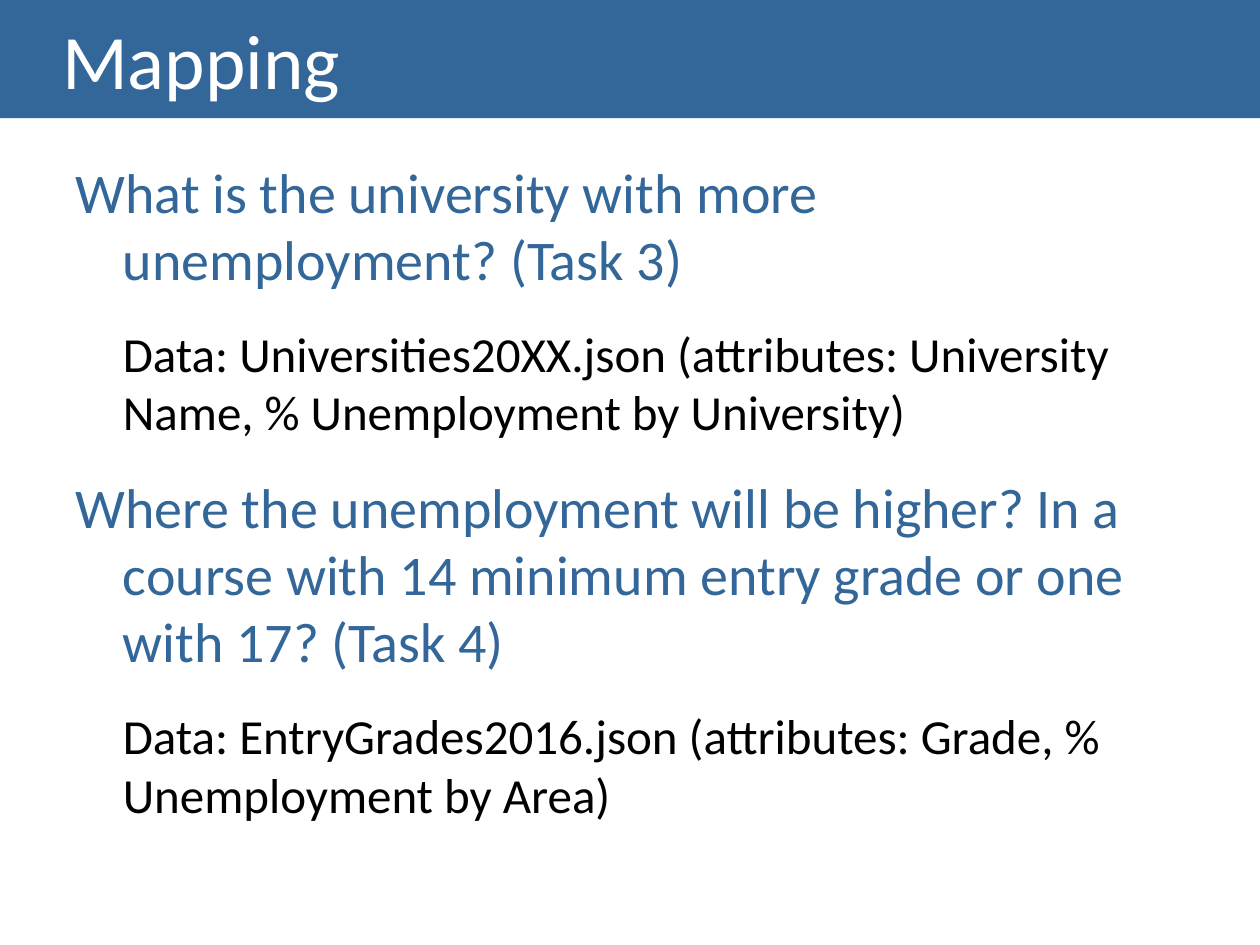
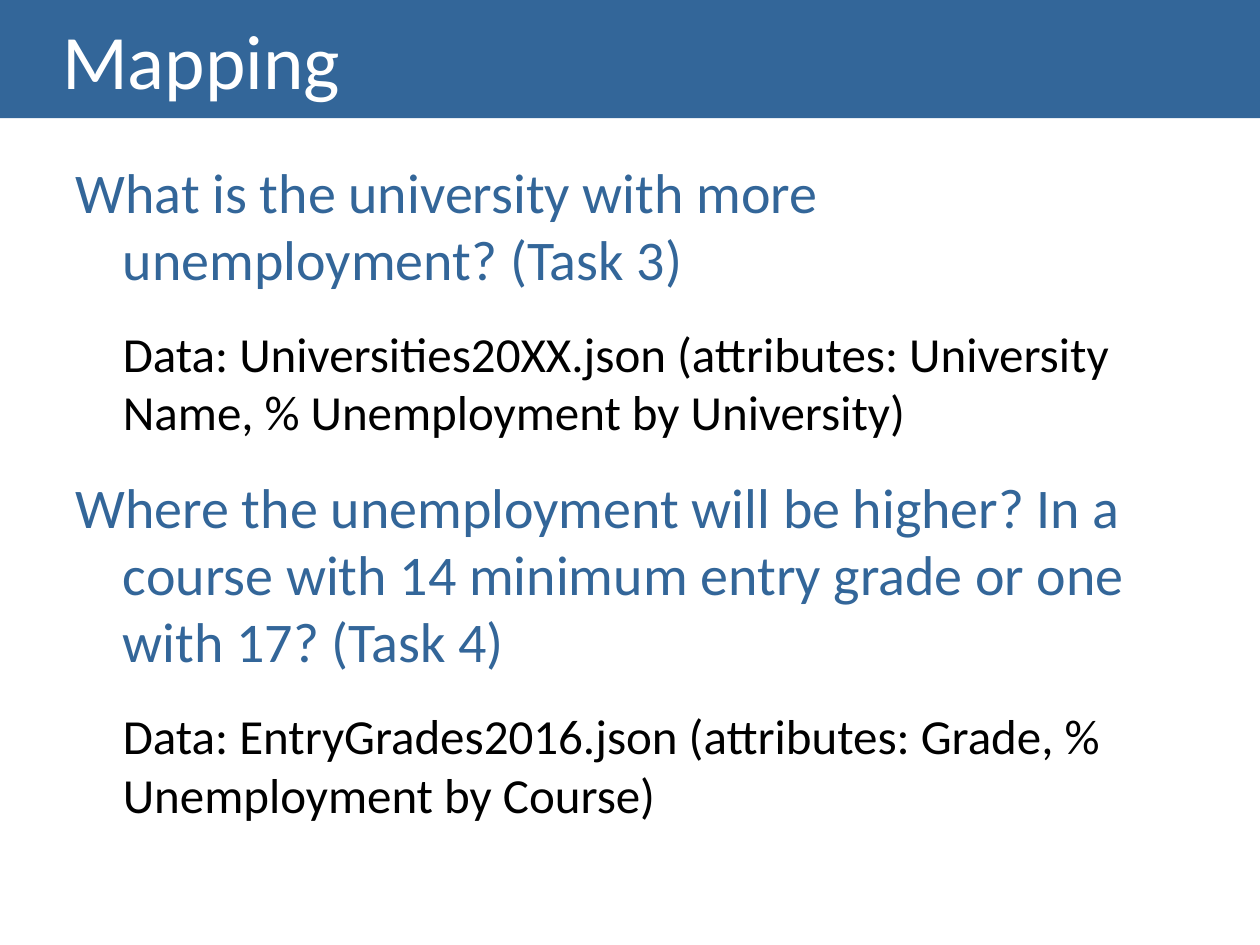
Before and after one commit to Strabox/Higher-Education-Unemployment-Portugal, a slide deck: slide 19 of II-Checkpoint/II-Checkpoint Presentation.pptx. Drawn at 1260x945 pixels with LibreOffice and Linux fonts; fonts in the diff are those of the drawing. Boxes give left, top, right and bottom in pixels: in the first picture for what was removed or moved away, otherwise in the second. Text is boxed around its words. In the diff, an @@ line names an element or a change of style, - is before the commit and + after.

```diff
--- a/II-Checkpoint/II-Checkpoint Presentation.pptx
+++ b/II-Checkpoint/II-Checkpoint Presentation.pptx
@@ text at (123, 718, 1054, 821): text changed @@
-Data: EntryGrades2016.json (attributes: Grade, % Unemployment by Area)
+Data: EntryGrades2016.json (attributes: Grade, % Unemployment by Course)
```
Also in this commit, not shown: 1 other slide changed, 3 other files.
